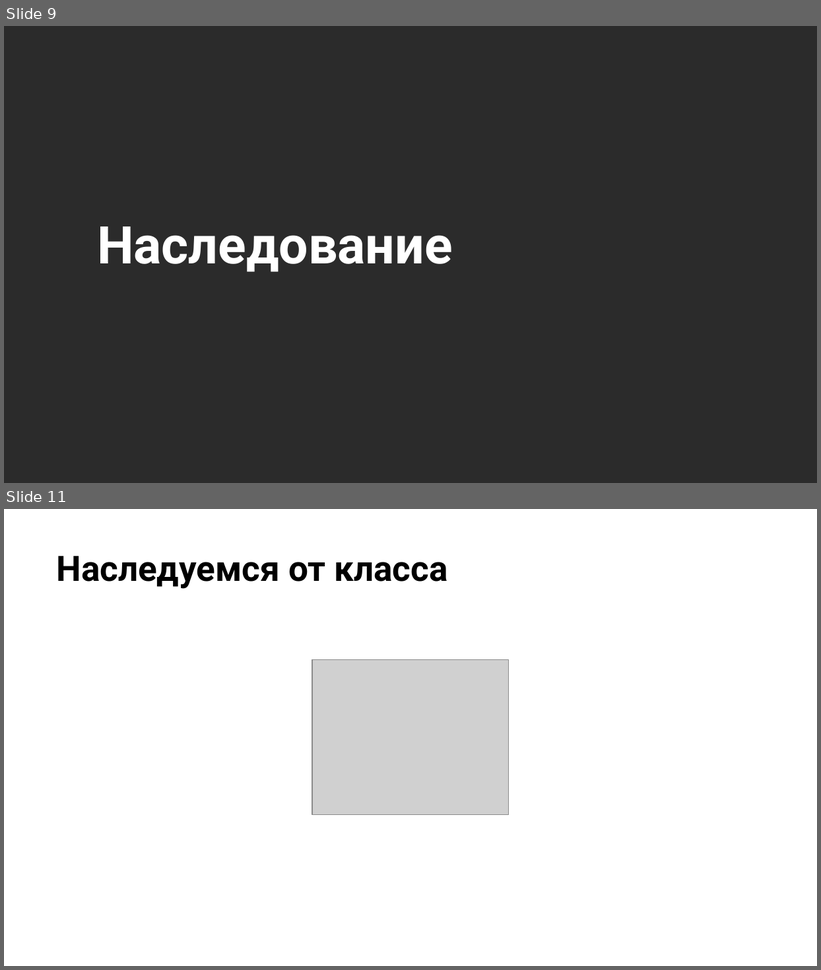
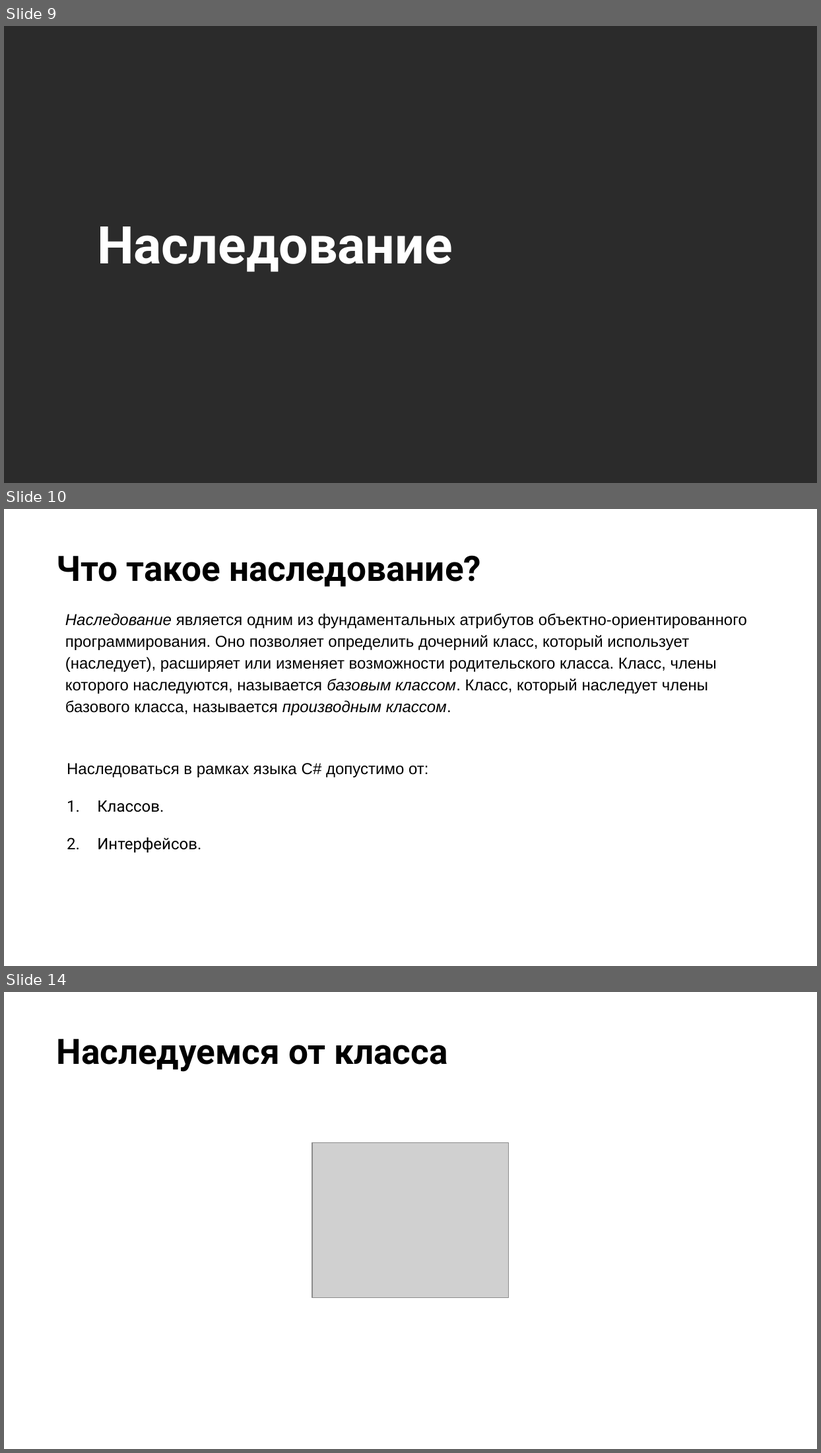
Before and after one commit to NilovPavel/OOP, a slide deck: ООП.pptx. Shown one above the other, each under a label of ours: slides 9 and 11 before the commit, slides 9, 10 and 14 after it; the slides between them are not shown. The pictures are 821x970 and 821x1453 pixels, drawn with LibreOffice and Linux fonts; fonts in the diff are those of the drawing; grey boxes stand for pictures; background and template pictures are left out; a plain dark background stands for a picture behind light text. Boxes give left, top, right and bottom in pixels: in the first picture for what was removed or moved away, otherwise in the second. Text is boxed around its words. In the diff, an @@ line names an element or a change of style, - is before the commit and + after.

```diff
--- a/ООП.pptx
+++ b/ООП.pptx
@@ slide 10 added at [4, 509, 817, 966], background picture (left out) @@
@@ title added at [57, 555, 481, 587], 31 pt, text #000000, bold @@
+Что такое наследование?
@@ text added at [65, 613, 747, 716], 14 pt, text #000000 @@
+Наследование является одним из фундаментальных атрибутов объектно-ориентированного программирования. Оно позволяет определить дочерний класс, который использует (наследует), расширяет или изменяет возможности родительского класса. Класс, члены которого наследуются, называется базовым классом. Класс, который наследует члены базового класса, называется производным классом.
@@ text added at [67, 763, 428, 853], 14 pt, text #000000 @@
+Наследоваться в рамках языка C# допустимо от:
+1. Классов.
+2. Интерфейсов.
@@ what was slide 11 is now slide 14 @@
```
Also in this commit, not shown: 3 other slides added, 1 slide removed, 4 other files.
